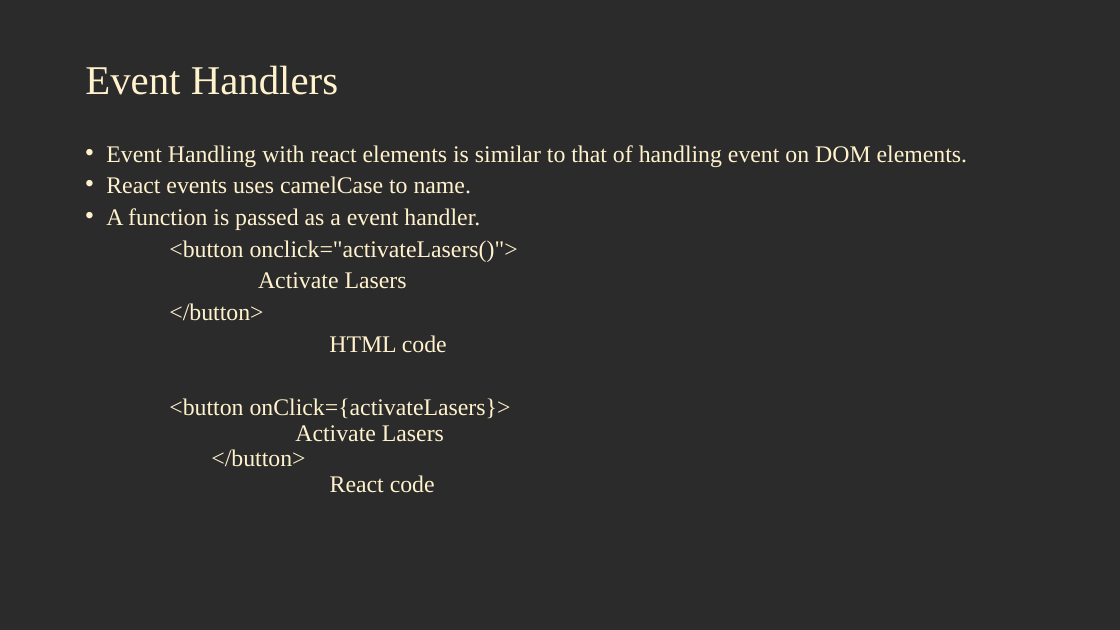
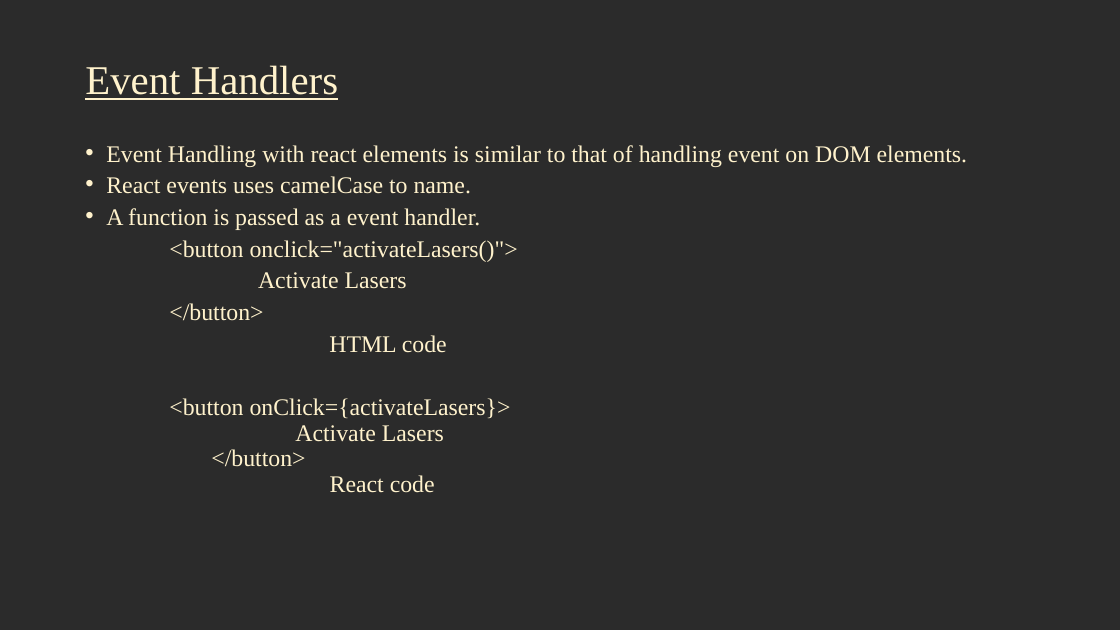
Before and after one commit to jscodebit/react_project, a slide deck: slide 18 of React Workshop.pptx (slide 10 before the commit). Drawn at 1120x630 pixels with LibreOffice and Linux fonts; fonts in the diff are those of the drawing; background and template pictures are left out; a plain dark background stands for a picture behind light text. Boxes give left, top, right and bottom in pixels: in the first picture for what was removed or moved away, otherwise in the second. Text is boxed around its words. In the diff, an @@ line names an element or a change of style, - is before the commit and + after.

```diff
--- a/React Workshop.pptx
+++ b/React Workshop.pptx
@@ title "Event Handlers" at [85,65,338,100]: underline on @@
```
Also in this commit, not shown: 8 other slides changed, 15 slides added, 1 slide removed, 6 other files.
